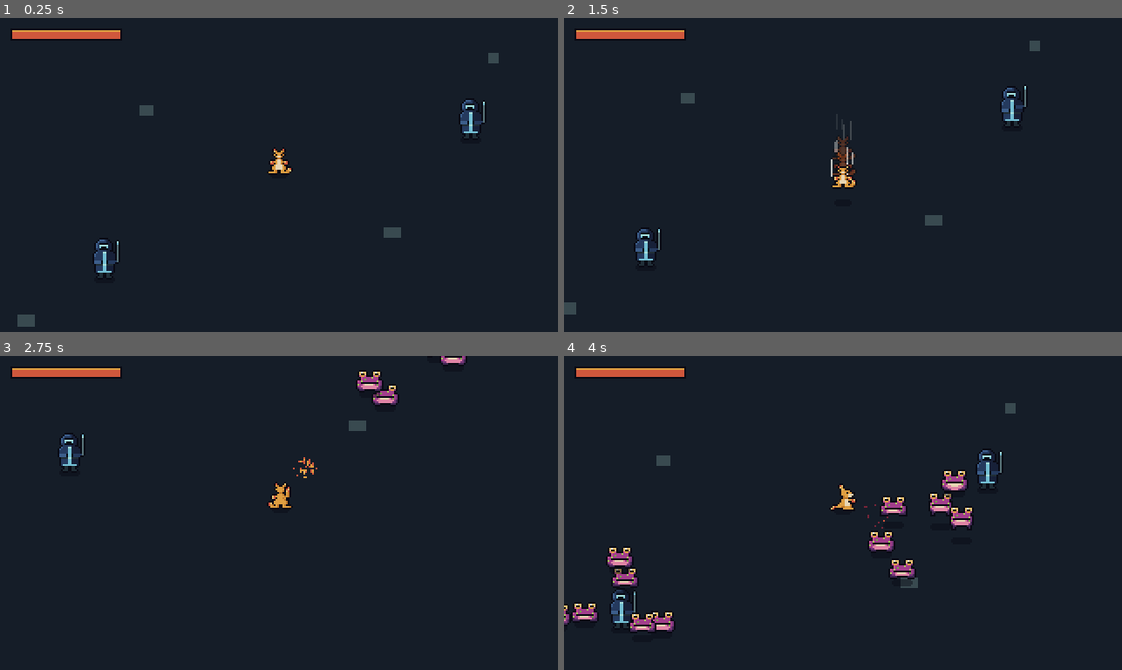
Above: before the commit, frames 1-4 (two rows, left to right).
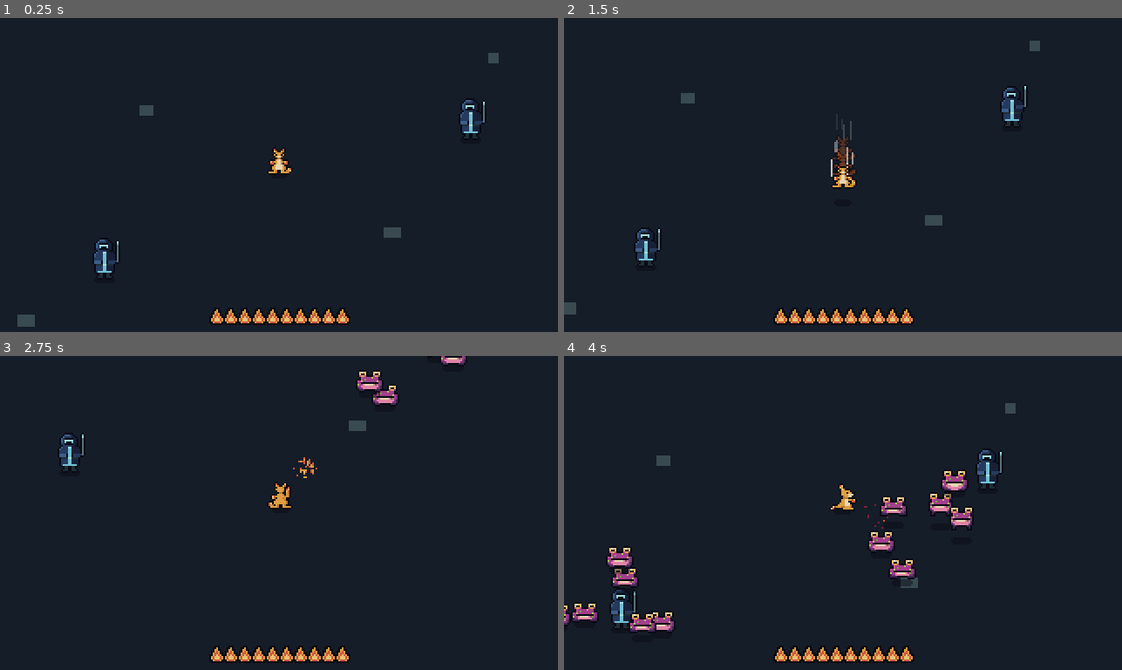
Above: after the commit, the same moments.

Repository: qmkDuran/my-own-art
Game: Godot game, scene res://scenes/main/main.tscn
The game is run twice, just before and just after one commit, with the same random seed, the same clock (stepped at 60 frames per second) and the same inputs.
Inputs (mouse positions are in pixels of both pictures, inside the frame that each line leads up to):
- Up to frame 1 (0.25 s): no input
- Up to frame 2 (1.5 s): move the mouse to (965, 159) at 0.52 s; press the mouse at (965, 159) at 0.53 s; hold D (move_right) 0.53-1.28 s; move the mouse to (731, 190) at 1.27 s; release the mouse at (731, 190) at 1.28 s; hold S (move_down) from 1.28 s (still down); tap Space (dodge) at 1.35 s
- Up to frame 3 (2.75 s): move the mouse to (334, 443) at 2.02 s; release S (move_down) at 2.03 s; press the mouse at (334, 443) at 2.03 s; hold D (move_right) from 2.03 s (still down)
- Up to frame 4 (4 s): move the mouse to (815, 575) at 2.77 s; release D (move_right) at 2.78 s; release the mouse at (815, 575) at 2.78 s; hold W (move_up) 2.78-3.53 s; tap Space (dodge) at 2.85 s; move the mouse to (1010, 560) at 3.52 s; press the mouse at (1010, 560) at 3.53 s; hold A (move_left) from 3.53 s (still down)

The runs differ from the first frame. In frame 1, 1.1% of the frame differs, in the area x 2-63%, y 3-98%; in frame 2, 1.1%; in frame 3, 1.1%; in frame 4, 1.1%.

Commit message:
Player health as flame pips at the bottom-centre
Replaces the corner bar: one flame per health point, snuffed to a grey
ember when lost, outlined so it reads on any ground. Design doc: HUD
section and the planned per-class resource (Emberoo: Heat).

Co-Authored-By: Claude Opus 5.5 <noreply@anthropic.com>
Claude-Session: https://claude.ai/code/session_01YABBJVPWvaqtn34m5VQVCp

Diff:
--- a/scenes/ui/hud.tscn
+++ b/scenes/ui/hud.tscn
@@ -1,14 +1,20 @@
 [gd_scene load_steps=2 format=3]
 
-[ext_resource type="Script" path="res://scripts/ui/player_health_bar.gd" id="1_bar"]
+[ext_resource type="Script" path="res://scripts/ui/health_flames.gd" id="1_flames"]
 
 [node name="Hud" type="CanvasLayer"]
 
-[node name="PlayerHealthBar" type="Control" parent="."]
+[node name="HealthFlames" type="Control" parent="."]
 layout_mode = 3
-anchors_preset = 0
-offset_left = 6.0
-offset_top = 6.0
-offset_right = 70.0
-offset_bottom = 13.0
-script = ExtResource("1_bar")
+anchors_preset = 7
+anchor_left = 0.5
+anchor_top = 1.0
+anchor_right = 0.5
+anchor_bottom = 1.0
+offset_left = -60.0
+offset_top = -14.0
+offset_right = 60.0
+offset_bottom = -3.0
+grow_horizontal = 2
+grow_vertical = 0
+script = ExtResource("1_flames")
--- /dev/null
+++ b/scripts/ui/health_flames.gd
@@ -0,0 +1,69 @@
+class_name HealthFlames
+extends Control
+## The player's health as a row of small flames at the bottom of the screen.
+##
+## One flame per point of health. Each hit snuffs a flame out to a grey ember.
+
+## Pixel map of one flame. '.' = empty, 'o' = outer flame, 'r' = red, 'c' = bright core.
+const FLAME_PIXELS := [
+	"...o...",
+	"..oo...",
+	"..oro..",
+	".orro..",
+	".orcro.",
+	"orcccro",
+	"orcccro",
+	".orrro.",
+]
+const FLAME_WIDTH := 7
+## Pixels from one flame's left edge to the next.
+const FLAME_SPACING := 8
+
+@export var outline_color: Color = Color(0.035, 0.039, 0.078)
+@export var lit_colors: Dictionary = {
+	"o": Color(0.871, 0.62, 0.255),
+	"r": Color(0.812, 0.341, 0.235),
+	"c": Color(0.91, 0.757, 0.439),
+}
+@export var snuffed_colors: Dictionary = {
+	"o": Color(0.224, 0.29, 0.314),
+	"r": Color(0.341, 0.447, 0.467),
+	"c": Color(0.341, 0.447, 0.467),
+}
+
+var _health: Health
+
+
+func _ready() -> void:
+	# Wait one frame so the player has been added to the level.
+	await get_tree().process_frame
+	var player := get_tree().get_first_node_in_group("player")
+	if player == null:
+		return
+	_health = player.get_node_or_null("Health")
+	if _health != null:
+		_health.damaged.connect(func(_amount: int, _from: Vector2) -> void: queue_redraw())
+	queue_redraw()
+
+
+func _draw() -> void:
+	if _health == null:
+		return
+	var row_width := (_health.max_health - 1) * FLAME_SPACING + FLAME_WIDTH
+	var left := roundf((size.x - row_width) / 2.0)
+	for flame_index in _health.max_health:
+		var is_lit := flame_index < _health.current_health
+		_draw_flame(Vector2(left + flame_index * FLAME_SPACING, 1), lit_colors if is_lit else snuffed_colors)
+
+
+func _draw_flame(top_left: Vector2, colors: Dictionary) -> void:
+	# Dark outline first, one pixel around every flame pixel, so it reads on any ground.
+	for y in FLAME_PIXELS.size():
+		for x in FLAME_WIDTH:
+			if FLAME_PIXELS[y][x] != ".":
+				draw_rect(Rect2(top_left + Vector2(x - 1, y - 1), Vector2(3, 3)), outline_color)
+	for y in FLAME_PIXELS.size():
+		for x in FLAME_WIDTH:
+			var pixel: String = FLAME_PIXELS[y][x]
+			if pixel != ".":
+				draw_rect(Rect2(top_left + Vector2(x, y), Vector2.ONE), colors[pixel])
--- a/scripts/ui/player_health_bar.gd
+++ /dev/null
@@ -1,39 +0,0 @@
-class_name PlayerHealthBar
-extends Control
-## The player's health, shown in the corner of the screen.
-##
-## Finds the player when the level starts and redraws whenever they take damage.
-
-@export var border_color: Color = Color(0.035, 0.039, 0.078)
-@export var empty_color: Color = Color(0.255, 0.114, 0.192)
-@export var fill_color: Color = Color(0.812, 0.341, 0.235)
-@export var shine_color: Color = Color(0.871, 0.62, 0.255)
-
-var _health: Health
-
-
-func _ready() -> void:
-	# Wait one frame so the player has been added to the level.
-	await get_tree().process_frame
-	var player := get_tree().get_first_node_in_group("player")
-	if player == null:
-		return
-	_health = player.get_node_or_null("Health")
-	if _health != null:
-		_health.damaged.connect(func(_amount: int, _from: Vector2) -> void: queue_redraw())
-	queue_redraw()
-
-
-func _draw() -> void:
-	if _health == null:
-		return
-	var outer := Rect2(Vector2.ZERO, size)
-	var inner := outer.grow(-1)
-	draw_rect(outer, border_color)
-	draw_rect(inner, empty_color)
-
-	var share_left := float(_health.current_health) / float(_health.max_health)
-	var filled := Rect2(inner.position, Vector2(roundf(inner.size.x * share_left), inner.size.y))
-	draw_rect(filled, fill_color)
-	# A one-pixel highlight along the top of the fill.
-	draw_rect(Rect2(filled.position, Vector2(filled.size.x, 1)), shine_color)
Not shown, changed: DESIGN.md
